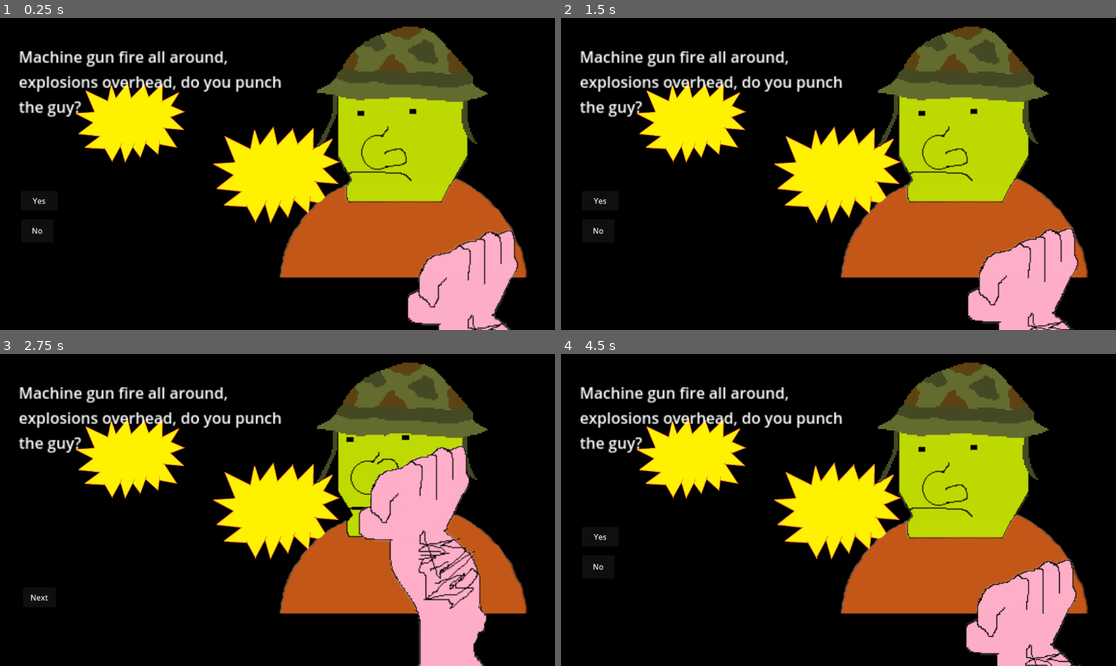
Above: before the commit, frames 1-4 (two rows, left to right).
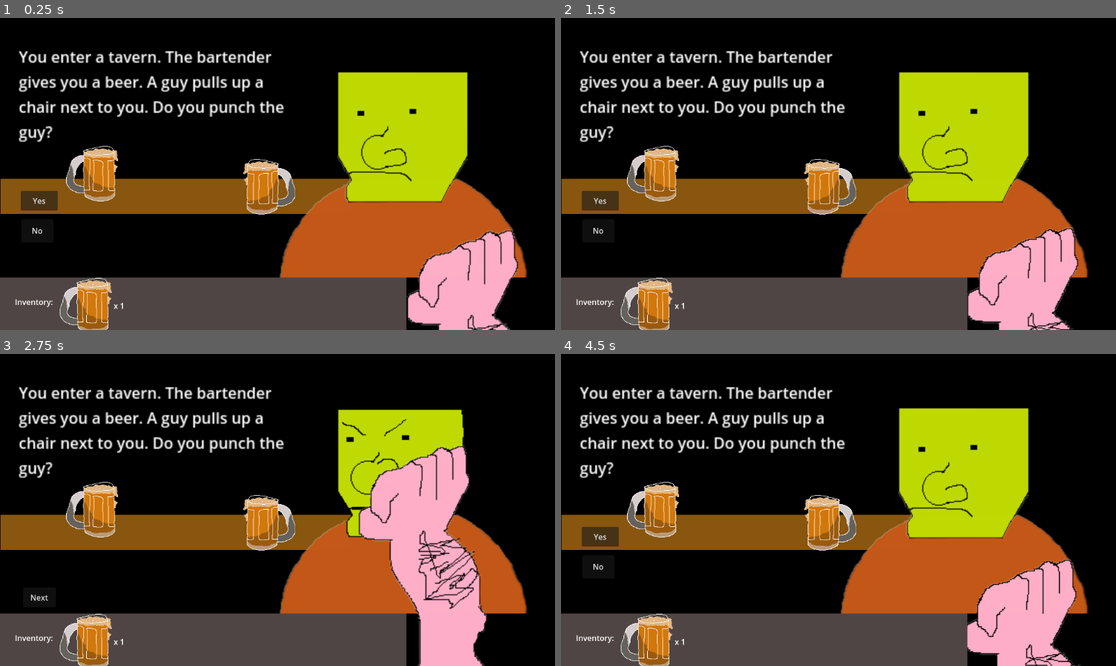
Above: after the commit, the same moments.

Repository: Do-You-Punch-The-Guy-Studios/do-you-punch-the-guy
Game: Godot game, scene res://scenes/the_guy_root_scene.tscn
Two runs of this game, one before a commit and one after it. Both use one fixed random seed, a clock stepped at 60 frames per second and the inputs below.
Inputs:
- Up to frame 1 (0.25 s): no input
- Up to frame 2 (1.5 s): click "Yes" at 0.5 s; click "Next" at 1.25 s
- Up to frame 3 (2.75 s): click "Yes" at 2 s
- Up to frame 4 (4.5 s): click "Next" at 2.75 s; click "Yes" at 3.5 s; click "Next" at 4.25 s

The runs differ from the first frame. In frame 1, 33% of the frame differs, in the area x 0-88%, y 2-100%; in frame 2, 33%; in frame 3, 33%; in frame 4, 33%.

Commit message:
edit invnetory and shop

Diff:
--- a/code/do-you-punch-the-guy-main.gd
+++ b/code/do-you-punch-the-guy-main.gd
@@ -125,7 +125,7 @@
 	currentQuestionIndex = nextQuestionIndex
 	nextQuestionIndex = questionIndexes.back()
 	questionIndexes.pop_back()
-	currentQuestionIndex =26;
+	currentQuestionIndex =3;
 	currentQuestion = questionInfo[str(currentQuestionIndex)];
 	if(currentQuestionIndex > 1):
 		self.add_child(questionScenes["question" + str(currentQuestionIndex)].instantiate())
--- a/code/player_inventory.gd
+++ b/code/player_inventory.gd
@@ -2,8 +2,8 @@
 
 var tween: Tween
 
-var assets = {"BEER":{}, "ICECREAM":{}, "PUNCH":{}, "RUTABAGA":{}, "TACO":{}, "HOLYGRAIL":{}, "GUY":{}}
-var inventoryState = {"BEER":0, "ICECREAM":0, "PUNCH":0, "RUTABAGA":0, "TACO":0, "HOLYGRAIL":0, "GUY": 0, "TOTAL": 0}
+var assets = {"BEER":{}, "ICECREAM":{}, "PUNCH":{}, "RUTABAGA":{}, "TACO":{}, "HOLYGRAIL":{}, "GUY":{}, "COFFEE":{}}
+var inventoryState = {"BEER":0, "ICECREAM":0, "PUNCH":0, "RUTABAGA":0, "TACO":0, "HOLYGRAIL":0, "GUY": 0, "COFFEE":0, "TOTAL": 0}
 
 @onready var inventoryContainer = $ScrollContainer/Inventory;
 
@@ -34,25 +34,31 @@
 		$PlayerInventory.visible = false;
 
 func createItemIconAndNumberAsset(itemName):
+	var grid = GridContainer.new()
+	grid.columns = 2
 	var texture_display = TextureRect.new()
+	texture_display.name = itemName
+	texture_display.texture = assets[itemName]
+	texture_display.z_index = 5
+	texture_display.scale = Vector2(0.7, 0.7)
+	texture_display.position = Vector2(0, 500)
+	grid.add_child(texture_display)
 	if(itemName != "HOLYGRAIL"):
 		var label = Label.new();
 		label.name = itemName + 'label'
 		label.text = 'x 1'
 		label.scale = Vector2(3, 3)
-		label.position = Vector2(100, 10)
+		#WHY DOESNT SCALE WORK
 		label.z_index = 5
-		texture_display.add_child(label)
-
-	texture_display.name = itemName
-	texture_display.texture = assets[itemName]
-	texture_display.z_index = 5
-	texture_display.scale = Vector2(0.7, 0.7)
-	texture_display.position = Vector2(0, 500)
+		grid.add_child(label)
+	else:
+		var rectangle = ColorRect.new()
+		rectangle.color = Color("#504545")
+		grid.add_child(rectangle)
 	# WHY CANT I RESIZE SHIT?!?!?!?!
 	#texture_display.mouse_entered.connect(_on_mouse_entered)
 	#texture_display.mouse_exited.connect(_on_mouse_exited)
-	inventoryContainer.add_child(texture_display)
+	inventoryContainer.add_child(grid)
 
 func updateItemNumberValue(itemName):
 	var path = "ScrollContainer/Inventory/%s/%slabel" % [itemName, itemName]
@@ -71,6 +77,7 @@
 	assets.TACO = preload("res://assets/items/taco.png")
 	assets.HOLYGRAIL = preload("res://assets/items/HolyGrail.png")
 	assets.GUY =  preload("res://assets/items/guy.png")
+	assets.COFFEE = preload("res://assets/items/StorBunksCoffee.png")
 
 #func _on_mouse_entered():
 	#if tween: tween.kill()
--- a/code/shop.gd
+++ b/code/shop.gd
@@ -23,27 +23,31 @@
 		$TheShop.visible = false;
 
 func createItemIconAndNumberAsset(itemName, quantity):
+	var grid = GridContainer.new()
+	grid.columns = 2
 	var texture_display = TextureRect.new()
-	if(itemName != "HOLYGRAIL"):
-		var label = Label.new();
-		label.name = itemName + 'label'
-		inventoryState[itemName] = quantity
-		label.text = 'x ' + str(int(inventoryState[itemName]))
-		label.scale = Vector2(3, 3)
-		label.position = Vector2(100, 10)
-		label.z_index = 5
-		texture_display.add_child(label)
-
 	texture_display.name = itemName
 	texture_display.texture = assets[itemName]
 	texture_display.z_index = 5
 	texture_display.scale = Vector2(0.7, 0.7)
 	texture_display.position = Vector2(0, 500)
+	grid.add_child(texture_display)
+	if(itemName != "HOLYGRAIL"):
+		var label = Label.new();
+		label.name = itemName + 'label'
+		label.text = 'x ' + str(quantity)
+		label.scale = Vector2(3, 3)
+		#WHY DOESNT SCALE WORK
+		label.z_index = 5
+		grid.add_child(label)
+	else:
+		var rectangle = ColorRect.new()
+		rectangle.color = Color("#504545")
+		grid.add_child(rectangle)
 	# WHY CANT I RESIZE SHIT?!?!?!?!
 	#texture_display.mouse_entered.connect(_on_mouse_entered)
 	#texture_display.mouse_exited.connect(_on_mouse_exited)
-	inventoryContainer.add_child(texture_display)
-
+	inventoryContainer.add_child(grid)
 func updateItemNumberValue(itemName):
 	var path = "ScrollContainer/Inventory/%s/%slabel" % [itemName, itemName]
 	var node = get_node_or_null(path)
--- a/scenes/question2.tscn
+++ b/scenes/question2.tscn
@@ -6,8 +6,8 @@
 [node name="Question2" type="Node2D"]
 
 [node name="Question2Bonnet" type="Sprite2D" parent="."]
-z_index = 2
-position = Vector2(840, 210)
+z_index = 3
+position = Vector2(844, 208)
 scale = Vector2(2, 2)
 texture = ExtResource("8_cqar8")
 
--- /dev/null
+++ b/scenes/question27.tscn
@@ -0,0 +1,11 @@
+[gd_scene load_steps=2 format=3 uid="uid://bq57uvac4cnmm"]
+
+[ext_resource type="Texture2D" uid="uid://dxkfxejwasric" path="res://assets/question27/storbunksSmock.png" id="1_6bk6k"]
+
+[node name="Question27" type="Node2D"]
+
+[node name="StorbunksSmock" type="Sprite2D" parent="."]
+z_index = 2
+position = Vector2(839.00006, 515)
+scale = Vector2(0.66155803, 0.6840278)
+texture = ExtResource("1_6bk6k")
--- /dev/null
+++ b/scenes/question28.tscn
@@ -0,0 +1,3 @@
+[gd_scene format=3 uid="uid://bue3h1gj238tj"]
+
+[node name="Question28" type="Node2D"]
Not shown, added: assets/question27/storbunksSmock.png.import
Not shown, added: assets/question29/cowPrintPunchArm.png.import
